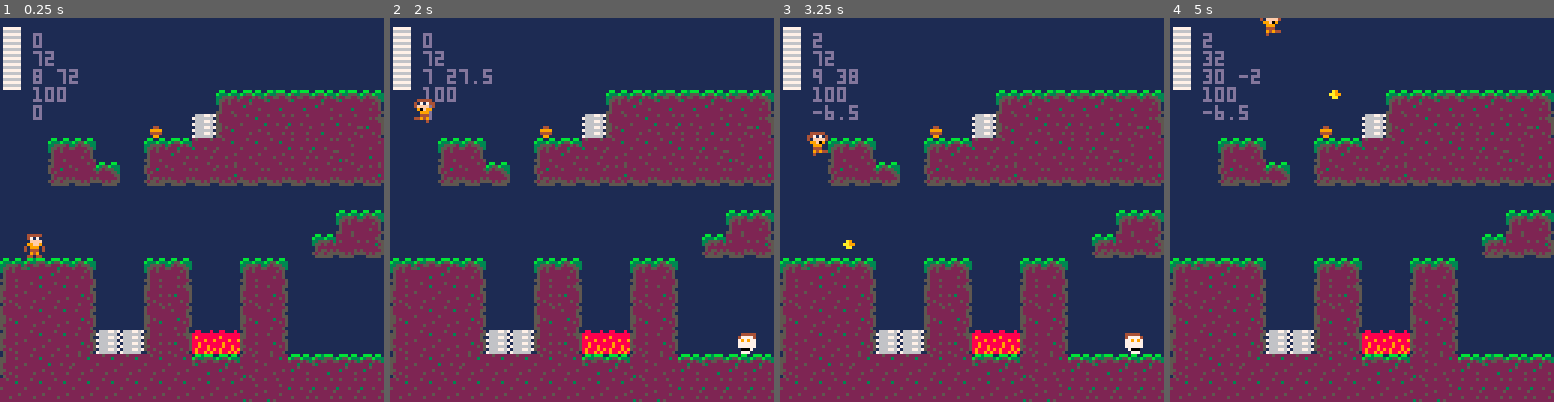
Above: before the commit, frames 1-4 (left to right).
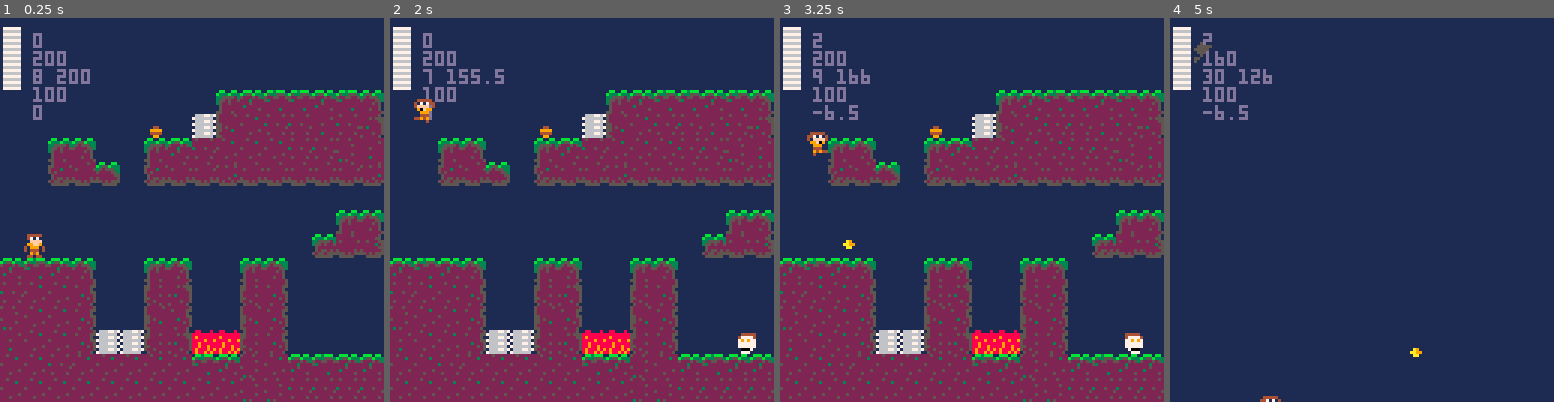
Above: after the commit, the same moments.

Repository: RicoP/picowiese
Game: PICO-8 cartridge mmm.p8
Two runs of this game, one before a commit and one after it. Both use one fixed random seed, a clock stepped at 60 frames per second and the inputs below.
Inputs:
- Up to frame 1 (0.25 s): no input
- Up to frame 2 (2 s): tap O (Z key) at 0.33, 0.7, 1.43 s; tap X (X key) at 1.07 s; hold Left from 1.97 s (still down)
- Up to frame 3 (3.25 s): tap X (X key) every 0.33 s from 2.07 to 3.07 s; tap O (Z key) at 2.22, 3.1 s; release Left at 2.37 s; hold Down 2.42-2.82 s; hold Right from 2.87 s (still down)
- Up to frame 4 (5 s): tap X (X key) every 0.33 s from 3.4 to 4.73 s; release Right at 3.53 s; hold Up 3.58-4.08 s; tap O (Z key) at 3.98, 4.87 s; hold Right 4.13-4.53 s; hold Down from 4.58 s (still down)

The runs differ from the first frame. In frame 1, 0.9% of the frame differs, in the area x 0-24%, y 8-94%; in frame 2, 1.0%; in frame 3, 0.9%; in frame 4, 43%, in the area x 0-100%, y 0-100%.

Commit message:
new tiles

Diff:
--- a/mmm.p8
+++ b/mmm.p8
@@ -155,11 +155,14 @@
 end
 
 function _draw()
+
+
  local camx=p.x - 32
+ local camy=flr(p.y/128)*128
  if camx < 0 then camx=0 end
- camera(camx, 0)
-
- map(0)
+ camera(camx, camy)
+
+ map()
 
  palt(0, false)
  palt(14, true)
@@ -604,10 +607,50 @@
 
 
 
+…(24 lines of a section not shown)…
 __gff__
-0000000000010101010101010100000000000000000101010100000000000000000300000001010101000000000000000004000000010101010000000000000000000000000000000000000000000000000000000000000000000000000000000000000000000000000000000000000000000000000000000000000000000000
+0000000000010101010101010100000000000000000101010100000000000000000300000001010101000000000000000004000000010101010000000000000000000101000000000101010000000000000000000000000000000000000000000000010000000000000100000000000000000100000000000001000000000000
 0000000000000000000000000000000000000000000000000000000000000000000000000000000000000000000000000000000000000000000000000000000000000000000000000000000000000000000000000000000000000000000000000000000000000000000000000000000000000000000000000000000000000000
 __map__
+0000000000000000000000000000000000000000000000000000000000000000000000000000000000000000000000000000000000000000000000000000000000000000000000000000000000000000000000000000000000000000000000000000000000000000000000000000000000000000000000000000000000000000
+0048000000000000000000000000000000000000000000000000000000000000000000000000000000000000000000000000000000000000000000000000000000000000000000000000000000000000000000000000000000000000000000000000000000000000000000000000000000000000000000000000000000000000
+0000000000000000000000000000000000000000000000000000000000000000000000000000000000000000000000000000000000000000000000000000000000000000000000000000000000000000000000000000000000000000000000000000000000000000000000000000000000000000000000000000000000000000
+0000000000000000000000000000000000000000000000000000000000000000000000000000000000000000000000000000000000000000000000000000000000000000000000000000000000000000000000000000000000000000000000000000000000000000000000000000000000000000000000000000000000000000
+0000000000000000000000000000000000000000000000000000000000000000000000000000000000000000000000000000000000000000000000000000000000000000000000000000000000000000000000000000000000000000000000000000000000000000000000000000000000000000000000000000000000000000
+0000000000000000000000000000000000000000000000000000000000000000000000000000000000000000000000000000000000000000000000000000000000000000000000000000000000000000000000000000000000000000000000000000000000000000000000000000000000000000000000000000000000000000
+0000000000000000000000000000000000000000000000000000000000000000000000000000000000000000000000000000000000000000000000000000000000000000000000000000000000000000000000000000000000000000000000000000000000000000000000000000000000000000000000000000000000000000
+0000000000000000000000000000000000000000000000000000000000000000000000000000000000000000000000000000000000000000000000000000000000000000000000000000000000000000000000000000000000000000000000000000000000000000000000000000000000000000000000000000000000000000
+0000000000000000000000000000000000000000000000000000000000000000000000000000000000000000000000000000000000000000000000000000000000000000000000000000000000000000000000000000000000000000000000000000000000000000000000000000000000000000000000000000000000000000
+0000000000000000000000000000000000000000000000000000000000000000000000000000000000000000000000000000000000000000000000000000000000000000000000000000000000000000000000000000000000000000000000000000000000000000000000000000000000000000000000000000000000000000
+0000000000000000000000000000000000000000000000000000000000000000000000000000000000000000000000000000000000000000000000000000000000000000000000000000000000000000000000000000000000000000000000000000000000000000000000000000000000000000000000000000000000000000
+0000000000000000000000000000000000000000000000000000000000000000000000000000000000000000000000000000000000000000000000000000000000000000000000000000000000000000000000000000000000000000000000000000000000000000000000000000000000000000000000000000000000000000
+0000000000000000000000000000000000000000000000000000000000000000000000000000000000000000000000000000000000000000000000000000000000000000000000000000000000000000000000000000000000000000000000000000000000000000000000000000000000000000000000000000000000000000
+0000000000000000000000000000000000000000000000000000000000000000000000000000000000000000000000000000000000000000000000000000000000000000000000000000000000000000000000000000000000000000000000000000000000000000000000000000000000000000000000000000000000000000
+0000000000000000000000000000000000000000000000000000000000000000000000000000000000000000000000000000000000000000000000000000000000000000000000000000000000000000000000000000000000000000000000000000000000000000000000000000000000000000000000000000000000000000
+0000000000000000000000000000000000000000000000000000000000000000000000000000000000000000000000000000000000000000000000000000000000000000000000000000000000000000000000000000000000000000000000000000000000000000000000000000000000000000000000000000000000000000
 0000000000000000000000000000000000000000000000000000000000000000000000000000000000000000000000000000000000000000000000000000000000000000000000000000000000000000000000000000000000000000000000000000000000000000000000000000000000000000000000000000000000000000
 0000000000000000000000000000000000000000000000000000000000000000000000000000000000000000000000000000000000000000000000000000000000000000000000000000000000000000000000000000000000000000000000000000000000000000000000000000000000000000000000000000000000000000
 0000000000000000000000000000000000000000000000000000000000000000000000000000000000000000000000000000000000000000000000000000000000000000000000000000000000000000000000000000000000000000000000000000000000000000000000000000000000000000000000000000000000000000
@@ -618,11 +661,11 @@
 0000000000000000000000000000000000000000000000002121212100000000000000000000000000000000000000000000000000000000000000000000000000000000000000000000000000000000000000000000000000000000000000000000000000000000000000000000000000000000000000000000000000000000
 0000000000000000000000000000050800000000000021212121212100212121212100002121212121000000000000000000000000000000000000000000000000000000000000000000000000000000000000000000000000000000000000000000000000000000000000000000000000000000000000000000000000000000
 0001000000000000000000000009373800000000212121212121212100212121212100002121212121210000000000000000000000000000000000000000000000000000000000000000000000000000000000000000000000000000000000000000000000000000000000000000000000000000000000000000000000000000
-0507060800000508000005080000000000000000000000000000000000000000000000000000000000000000000000000000000000000000000000000000000000000000000000000000000000000000000000000000000000000000000000000000000000000000000000000000000000000000000000000000000000000000
-2516161800002528000025180000000000000000000000000000000000000000000000000000000000000000000000000000000000000000000000000000000000000000000000000000000000000000000000000000000000000000000000000000000000000000000000000000000000000000000000000000000000000000
-1516161800001518000015180000000000000000000000000000000000000000000000000000000000000000000000000000000000000000000000000000000000000000000000000000000000000000000000000000000000000000000000000000000000000000000000000000000000000000000000000000000000000000
-2516161821212528313125180000000000000000000040000000050800000000000000000000000000000000000000000000000000000000000000000000000000000000000000000000000000000000000000000000000000000000000000000000000000000000000000000000000000000000000000000000000000000000
-2516261616161616070617160607060606070607060607070606161706070707060706070607000000000000000000000000000000000000000000000000000000000000000000000000000000000000000000000000000000000000000000000000000000000000000000000000000000000000000000000000000000000000
+0607060800000508000005080000000000000000000000000000000000000000000000000000000000000000000000000000000000000000000000000000000000000000000000000000000000000000000000000000000000000000000000000000000000000000000000000000000000000000000000000000000000000000
+2616161800002528000025180000000000000000000000000000000000000000000000000000000000000000000000000000000000000000000000000000000000000000000000000000000000000000000000000000000000000000000000000000000000000000000000000000000000000000000000000000000000000000
+1716161800001518000015180000000000000000000000000000000000000000000000000000000000000000000000000000000000000000000000000000000000000000000000000000000000000000000000000000000000000000000000000000000000000000000000000000000000000000000000000000000000000000
+2716161821212528313125180000000000000000000040000000050800000000000000000000000000000000000000000000000000000000000000000000000000000000000000000000000000000000000000000000000000000000000000000000000000000000000000000000000000000000000000000000000000000000
+1616261616161616070617160607060606070607060607070606161706070707060706070607000000000000000000000000000000000000000000000000000000000000000000000000000000000000000000000000000000000000000000000000000000000000000000000000000000000000000000000000000000000000
 1616161616161616161617172626262617172626171717261717261727261727171717171717000000000000000000000000000000000000000000000000000000000000000000000000000000000000000000000000000000000000000000000000000000000000000000000000000000000000000000000000000000000000
 
 
Not shown, changed: 32 lines of the sprite sheet (__gfx__) section of mmm.p8
